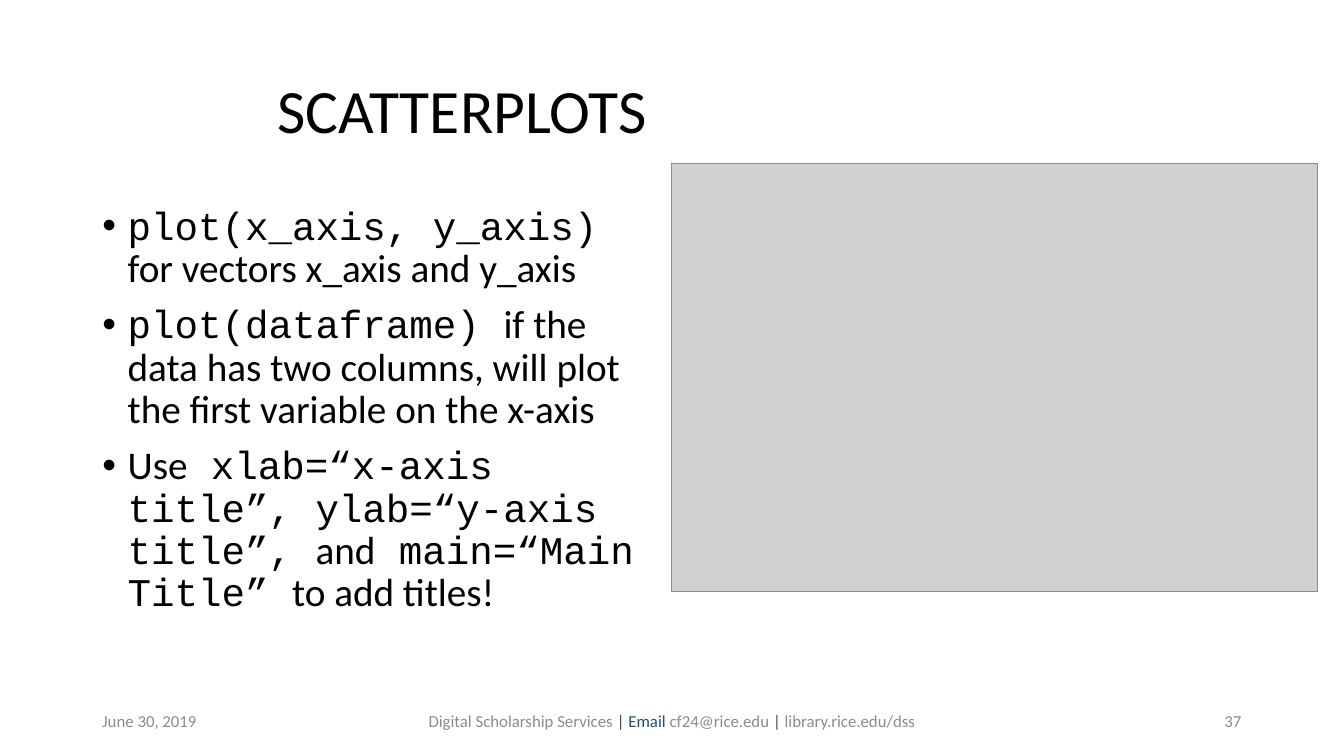
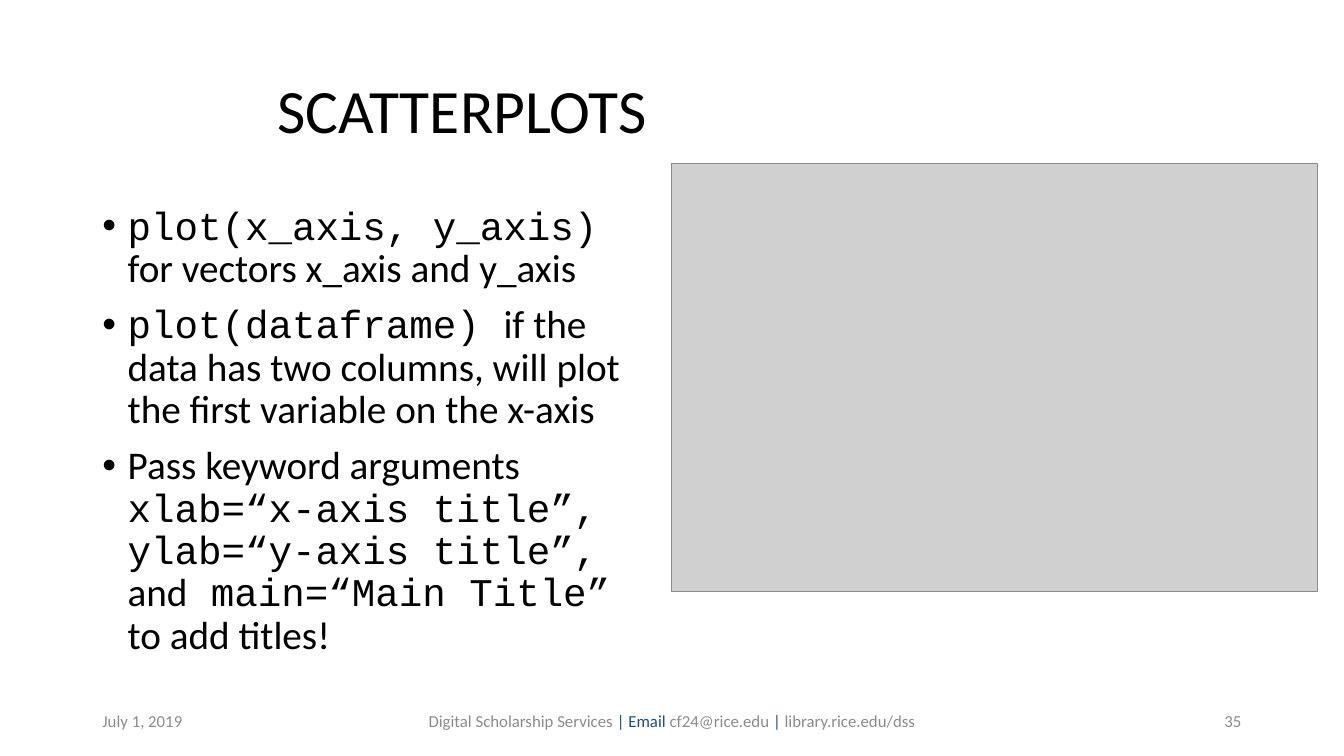
Before and after one commit to bakitybacon/rice-data-and-donuts, a slide deck: slide 35 of introR/Introduction to R.pptx (slide 37 before the commit). Drawn at 1344x756 pixels with LibreOffice and Linux fonts; fonts in the diff are those of the drawing; grey boxes stand for pictures; background and template pictures are left out. Boxes give left, top, right and bottom in pixels: in the first picture for what was removed or moved away, otherwise in the second. Text is boxed around its words. In the diff, an @@ line names an element or a change of style, - is before the commit and + after.

```diff
--- a/introR/Introduction to R.pptx
+++ b/introR/Introduction to R.pptx
@@ text at box(128, 451, 610, 650): text changed @@
-• Use xlab=“x-axis title”, ylab=“y-axis title”, and main=“Main Title” to add titles!
+• Pass keyword arguments xlab=“x-axis title”, ylab=“y-axis title”, and main=“Main Title” to add titles!
@@ text at box(102, 715, 182, 730): text changed @@
-June 30, 2019
+July 1, 2019
@@ page number at box(1224, 716, 1241, 727): text changed @@
-37
+35
```
Also in this commit, not shown: 39 other slides changed, 2 slides removed.
